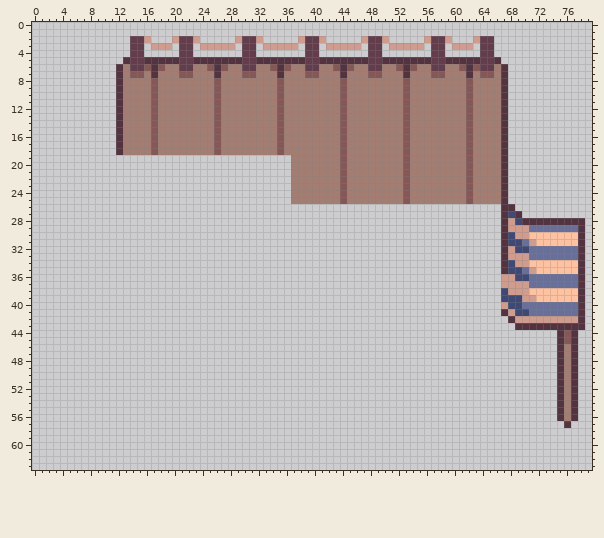
Edited in one commit: sprite sheet (Assets/Art Assets/Environment/_Buildings/House_small_1 (back view) (top).png). The picture above is the old version.
The file is 80x64 pixels.
The result:
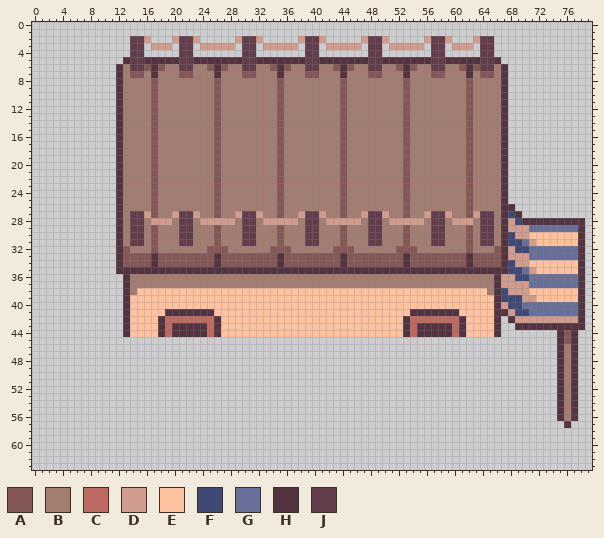
Palette (. is transparent): A #865757  B #a47d72  C #bd6a62  D #d09c8e  E #ffc2a1  F #404973  G #686f99  H #52333f  J #633d4c
Changes in this commit:
y 19..25: x 12..36 ......................... -> HBBBBABBBBBBBBABBBBBBBBAB
y 26: x 12..66 ....................................................... -> HBBBBABBBBBBBBABBBBBBBBABBBBBBBBABBBBBBBBABBBBBBBBABBBB
y 27: x 12..66 ....................................................... -> HBJJDABBDJJDBBABBDJJDBBABBDJJDBBABBDJJDBBABBDJJDBBADJJB
y 28: x 12..66 ....................................................... -> HBJJBDDDBJJBDDDDDBJJBDDDDDBJJBDDDDDBJJBDDDDDBJJBDDDBJJB
y 29..31: x 12..66 ....................................................... -> HBJJBABBBJJBBBABBBJJBBBABBBJJBBBABBBJJBBBABBBJJBBBABJJB
y 32: x 12..66 ....................................................... -> HABBBABBBBBBBAAABBBBBBAAABBBBBBAAABBBBBBAAABBBBBBBABBBA
y 33..34: x 12..66 ....................................................... -> HAAAAHAAAAAAAAHAAAAAAAAHAAAAAAAAHAAAAAAAAHAAAAAAAAHAAAA
y 35: x 12..66 ....................................................... -> HHHHHHHHHHHHHHHHHHHHHHHHHHHHHHHHHHHHHHHHHHHHHHHHHHHHHHH
y 36..37: x 13..66 ...................................................... -> HBBBBBBBBBBBBBBBBBBBBBBBBBBBBBBBBBBBBBBBBBBBBBBBBBBBBH
y 38: x 13..66 ...................................................... -> HBEEEEEEEEEEEEEEEEEEEEEEEEEEEEEEEEEEEEEEEEEEEEEEEEEEBH
y 39..40: x 13..66 ...................................................... -> HEEEEEEEEEEEEEEEEEEEEEEEEEEEEEEEEEEEEEEEEEEEEEEEEEEEEH
y 41: x 13..66 ...................................................... -> HEEEEEHHHHHHHEEEEEEEEEEEEEEEEEEEEEEEEEEEEHHHHHHHEEEEEH
y 42: x 13..66 ...................................................... -> HEEEEHCCCCCCCHEEEEEEEEEEEEEEEEEEEEEEEEEEHCCCCCCCHEEEEH
y 43..44: x 13..66 ...................................................... -> HEEEEHCHHHHHCHEEEEEEEEEEEEEEEEEEEEEEEEEEHCHHHHHCHEEEEH
Changed places in both pictures, as pixel boxes (x1, y1, x2, y2):
added: (116, 155, 501, 337)
